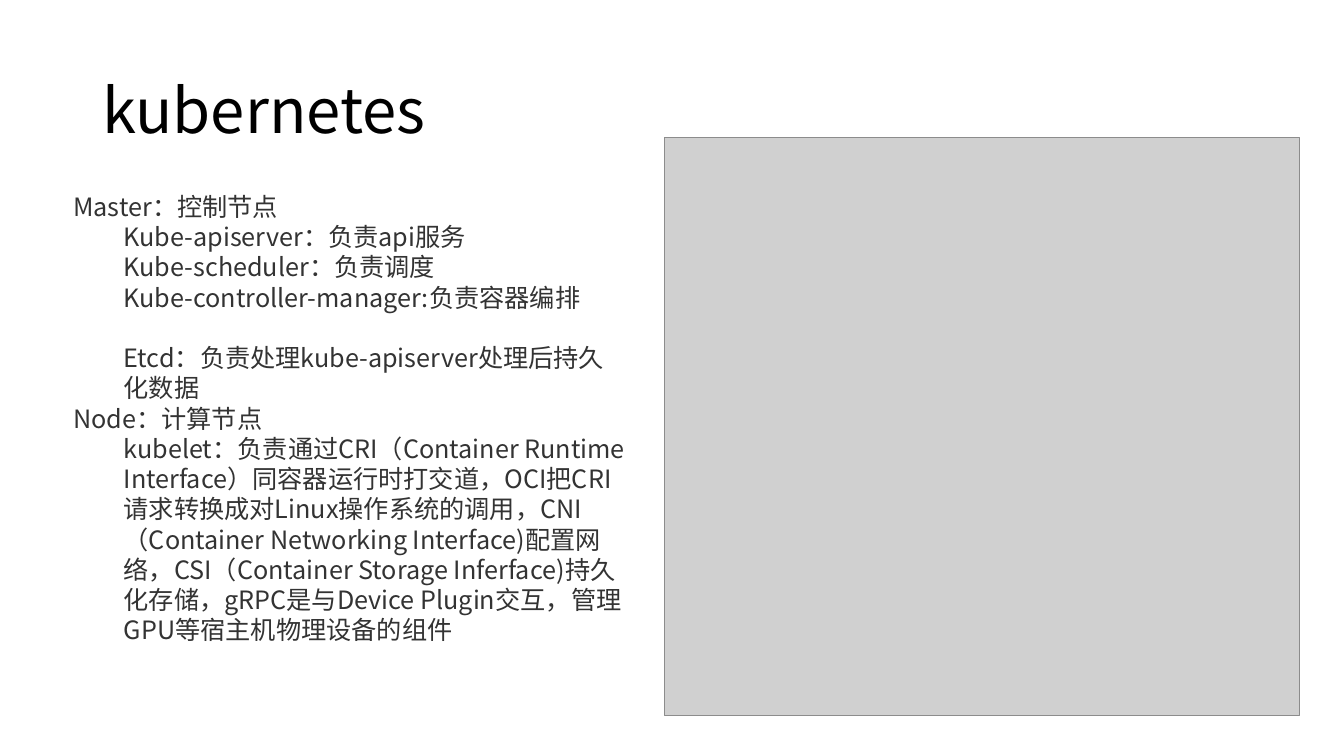
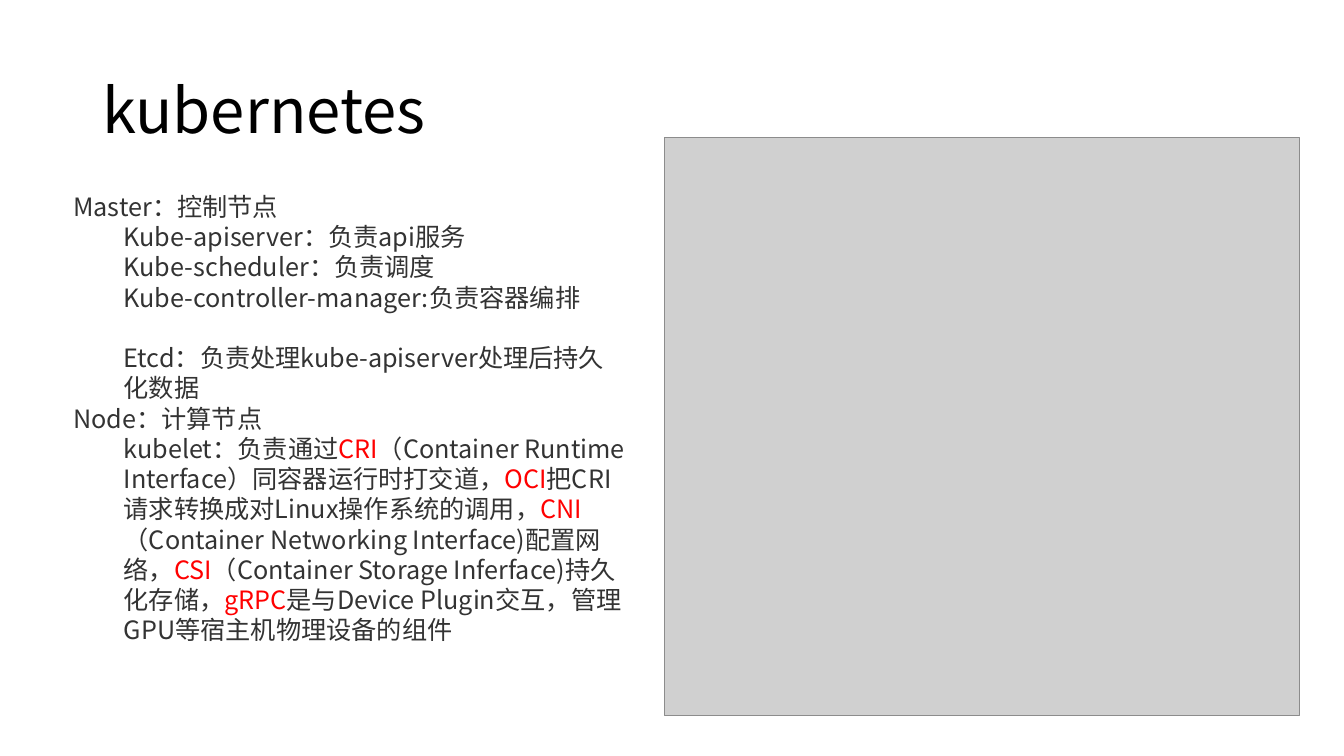
Before and after one commit to axzxs2001/Asp.NetCoreExperiment, a slide deck: slide 21 of Asp.NetCoreExperiment/kubernetes/kubernetes.pptx. Drawn at 1344x756 pixels with LibreOffice and Linux fonts; fonts in the diff are those of the drawing; grey boxes stand for pictures; background and template pictures are left out. Boxes give left, top, right and bottom in pixels: in the first picture for what was removed or moved away, otherwise in the second. Text is boxed around its words. In the diff, an @@ line names an element or a change of style, - is before the commit and + after.

Commit message:
kubernetes pod.yaml

```diff
--- a/Asp.NetCoreExperiment/kubernetes/kubernetes.pptx
+++ b/Asp.NetCoreExperiment/kubernetes/kubernetes.pptx
@@ text at bbox=[124, 436, 624, 641]: text colour #333333 to #FF0000 in "kubelet：负责通过CRI（Container Interface）同容器运行时打交道，OCI把CRI请求转换成对L ..." @@
```
Also in this commit, not shown: 4 other slides changed, 1 slide added, 1 slide removed, 2 other files.
